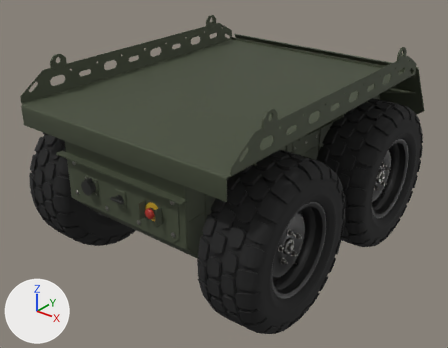
An edit to the glTF model tools/source_models/zmiy_logistic/zmiy_logistic.glb, drawn before and after from the same camera.
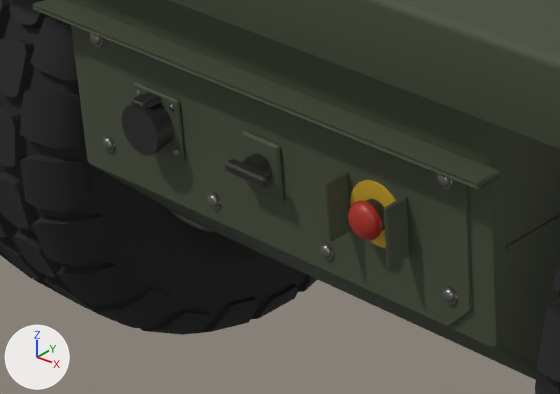
The first picture shows the older version from a 50 mm lens placed at (1.82, -2.46, 1.82), pointed at (-0.05, -0.13, 0.37). The close-ups show the older and then the newer version on the part from 10% to 46% of the width and 44% to 75% of the height of that picture. Only the edits that show in the close-ups are written down. Lighting does not change. The marker at lower left points along +X, +Y and +Z. Where no turn or scale is listed for an object, it has been applied to the vertices. Vertices at exactly the same position are counted once.

The first close-up shows 'Deck', 'Hull', 'Rear', 'Wheel_RL', 'Wheel_RR'.
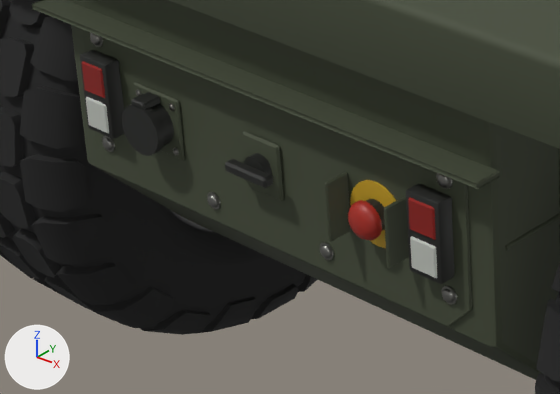
Boxes [x1, y1, x2, y2] around the edits, measured in the close-ups (560 x 394 px):
```json
{"part": 1, "of": "me_rear", "change": "added", "after": [80, 50, 125, 138], "on screen": "black"}
{"part": 2, "of": "me_rear", "change": "added", "after": [406, 184, 455, 284], "on screen": "black"}
{"part": 3, "of": "me_rear", "change": "added", "after": [81, 61, 105, 99], "on screen": "red"}
{"part": 4, "of": "me_rear", "change": "added", "after": [408, 197, 436, 240], "on screen": "red"}
{"part": 5, "of": "me_rear", "change": "added", "after": [86, 97, 109, 134]}
{"part": 6, "of": "me_rear", "change": "added", "after": [410, 236, 437, 278]}
```

Edits to the scene script, one JSON object a line:
```json
{"op": "add", "block": "mat_zmiy_lens_clear", "code": ["mat_zmiy_lens_clear = principled_material('Zmiy_Lens_Clear')", "mat_zmiy_lens_clear.base_color = (0.539, 0.565, 0.515)  # light grey #c2c6be", "mat_zmiy_lens_clear.roughness = 0.06"]}
{"op": "add", "block": "mat_zmiy_lens_red", "code": ["mat_zmiy_lens_red = principled_material('Zmiy_Lens_Red')", "mat_zmiy_lens_red.base_color = (0.262, 0.0116, 0.00802)  # red #8c1c16", "mat_zmiy_lens_red.roughness = 0.1"]}
{"block": "me_rear", "where": "# used by ob_rear; location = (0.0, -0.891, 0.45)"}
{"op": "remove", "block": "me_rear", "code": "me_rear.from_pydata(...)  # 1605 vertices, 3120 faces; spans x -0.382..0.382, y -0.041..0.0, z 0.0..0.233"}
{"op": "add", "block": "me_rear", "code": "me_rear.from_pydata(...)  # 1813 vertices, 3512 faces; spans x -0.382..0.382, y -0.041..0.0, z 0.0..0.233"}
{"block": "me_rear", "change": "me_rear part 1: a new loose piece of 56 vertices spanning x -0.311..-0.259, y -0.029..-0.005, z 0.072..0.178, in mat_zmiy_plastic_black (black #1e1f1c)"}
{"block": "me_rear", "change": "me_rear part 2: a new loose piece of 56 vertices spanning x 0.259..0.311, y -0.029..-0.005, z 0.072..0.178, in mat_zmiy_plastic_black (black #1e1f1c)"}
{"block": "me_rear", "change": "me_rear part 3: a new loose piece of 24 vertices spanning x -0.305..-0.265, y -0.031..-0.025, z 0.129..0.171, in mat_zmiy_lens_red (red #8c1c16)"}
{"block": "me_rear", "change": "me_rear part 4: a new loose piece of 24 vertices spanning x 0.265..0.305, y -0.031..-0.025, z 0.129..0.171, in mat_zmiy_lens_red (red #8c1c16)"}
{"block": "me_rear", "change": "me_rear part 5: a new loose piece of 24 vertices spanning x -0.305..-0.265, y -0.031..-0.025, z 0.079..0.121, in mat_zmiy_lens_clear (light grey #c2c6be)"}
{"block": "me_rear", "change": "me_rear part 6: a new loose piece of 24 vertices spanning x 0.265..0.305, y -0.031..-0.025, z 0.079..0.121, in mat_zmiy_lens_clear (light grey #c2c6be)"}
{"op": "add", "block": "me_rear", "code": "me_rear.materials.append(mat_zmiy_lens_red)  # red #8c1c16"}
{"op": "add", "block": "me_rear", "code": "me_rear.materials.append(mat_zmiy_lens_clear)  # light grey #c2c6be"}
```
